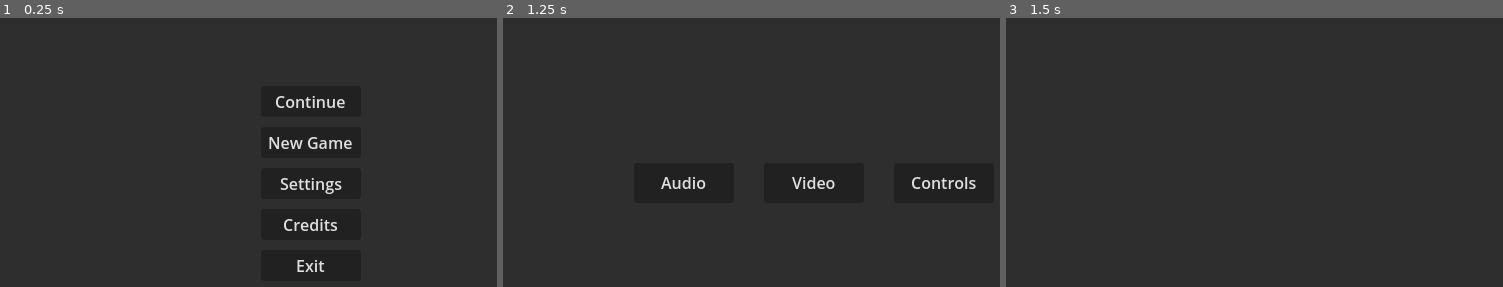
Above: before the commit, frames 1-3 (left to right).
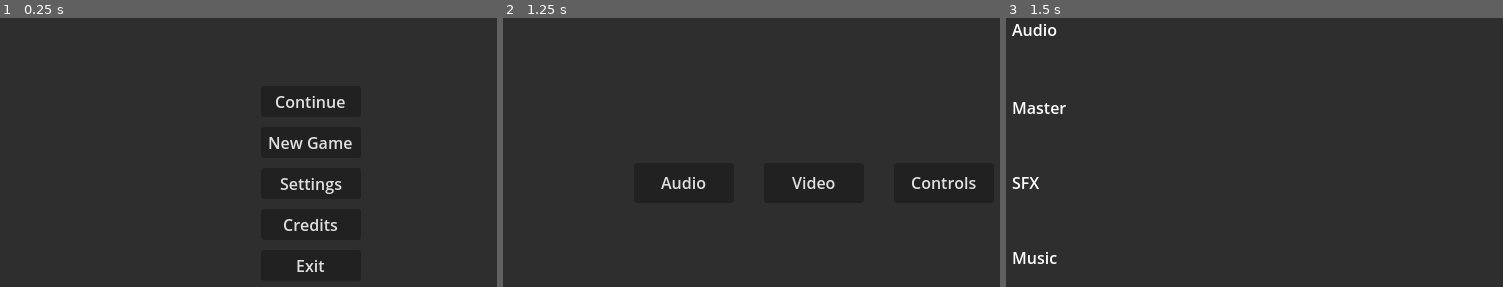
Above: after the commit, the same moments.

Repository: GitterRitter/Ashes-To-Ash
Game: Godot game, scene res://scenes/start.tscn
The game is run twice, just before and just after one commit, with the same random seed, the same clock (stepped at 60 frames per second) and the same inputs.
Inputs:
- Up to frame 1 (0.25 s): no input
- Up to frame 2 (1.25 s): click "Settings" at 0.5 s
- Up to frame 3 (1.5 s): click "Audio" at 1.25 s

Frames 1-2 are identical in both runs. In frame 3, 0.8% of the frame differs, in the area x 1-13%, y 2-92%.

Commit message:
feat: added some labels #6

Diff:
--- a/ashes-to-ash--a-poacher's-tale/scenes/settings/audio.tscn
+++ b/ashes-to-ash--a-poacher's-tale/scenes/settings/audio.tscn
@@ -12,6 +12,42 @@
 grow_vertical = 2
 
 [node name="Panel" type="Panel" parent="."]
+layout_mode = 0
 offset_right = 640.0
 offset_bottom = 360.0
 theme_override_styles/panel = SubResource("StyleBoxFlat_1v7tl")
+
+[node name="RichTextLabel" type="RichTextLabel" parent="Panel"]
+layout_mode = 0
+offset_left = 15.0
+offset_top = 15.0
+offset_right = 109.0
+offset_bottom = 55.0
+text = "Audio"
+
+[node name="VBoxContainer" type="VBoxContainer" parent="Panel"]
+layout_mode = 1
+anchors_preset = 4
+anchor_top = 0.5
+anchor_bottom = 0.5
+offset_left = 15.0
+offset_top = -41.5
+offset_right = 237.0
+offset_bottom = 41.5
+grow_vertical = 2
+theme_override_constants/separation = 50
+
+[node name="MasterLabel" type="RichTextLabel" parent="Panel/VBoxContainer"]
+custom_minimum_size = Vector2(10, 25)
+layout_mode = 2
+text = "Master"
+
+[node name="SXFLabel" type="RichTextLabel" parent="Panel/VBoxContainer"]
+custom_minimum_size = Vector2(10, 25)
+layout_mode = 2
+text = "SFX"
+
+[node name="MusicLabel" type="RichTextLabel" parent="Panel/VBoxContainer"]
+custom_minimum_size = Vector2(10, 25)
+layout_mode = 2
+text = "Music"
--- a/ashes-to-ash--a-poacher's-tale/scenes/settings/controls.tscn
+++ b/ashes-to-ash--a-poacher's-tale/scenes/settings/controls.tscn
@@ -1,4 +1,7 @@
-[gd_scene format=3 uid="uid://dr13ob46a0bee"]
+[gd_scene load_steps=2 format=3 uid="uid://dr13ob46a0bee"]
+
+[sub_resource type="StyleBoxFlat" id="StyleBoxFlat_tb62b"]
+bg_color = Color(0.17881, 0.17881, 0.17881, 1)
 
 [node name="Controls" type="Control"]
 layout_mode = 3
@@ -7,3 +10,16 @@
 anchor_bottom = 1.0
 grow_horizontal = 2
 grow_vertical = 2
+
+[node name="Panel" type="Panel" parent="."]
+offset_right = 640.0
+offset_bottom = 360.0
+theme_override_styles/panel = SubResource("StyleBoxFlat_tb62b")
+
+[node name="RichTextLabel" type="RichTextLabel" parent="Panel"]
+layout_mode = 0
+offset_left = 15.0
+offset_top = 15.0
+offset_right = 109.0
+offset_bottom = 55.0
+text = "Controls"
--- a/ashes-to-ash--a-poacher's-tale/scenes/settings/settings.tscn
+++ b/ashes-to-ash--a-poacher's-tale/scenes/settings/settings.tscn
@@ -18,6 +18,7 @@
 controls_button = NodePath("Panel/HBoxContainer/ControlsButton")
 
 [node name="Panel" type="Panel" parent="."]
+layout_mode = 0
 offset_right = 640.0
 offset_bottom = 360.0
 theme_override_styles/panel = SubResource("StyleBoxFlat_rnmoi")
--- a/ashes-to-ash--a-poacher's-tale/scenes/settings/video.tscn
+++ b/ashes-to-ash--a-poacher's-tale/scenes/settings/video.tscn
@@ -1,4 +1,7 @@
-[gd_scene format=3 uid="uid://ftotp0bnme8u"]
+[gd_scene load_steps=2 format=3 uid="uid://ftotp0bnme8u"]
+
+[sub_resource type="StyleBoxFlat" id="StyleBoxFlat_g6n4n"]
+bg_color = Color(0.17881, 0.17881, 0.17881, 1)
 
 [node name="Video" type="Control"]
 layout_mode = 3
@@ -7,3 +10,16 @@
 anchor_bottom = 1.0
 grow_horizontal = 2
 grow_vertical = 2
+
+[node name="Panel" type="Panel" parent="."]
+offset_right = 640.0
+offset_bottom = 360.0
+theme_override_styles/panel = SubResource("StyleBoxFlat_g6n4n")
+
+[node name="RichTextLabel" type="RichTextLabel" parent="Panel"]
+layout_mode = 0
+offset_left = 15.0
+offset_top = 15.0
+offset_right = 109.0
+offset_bottom = 55.0
+text = "Video"
